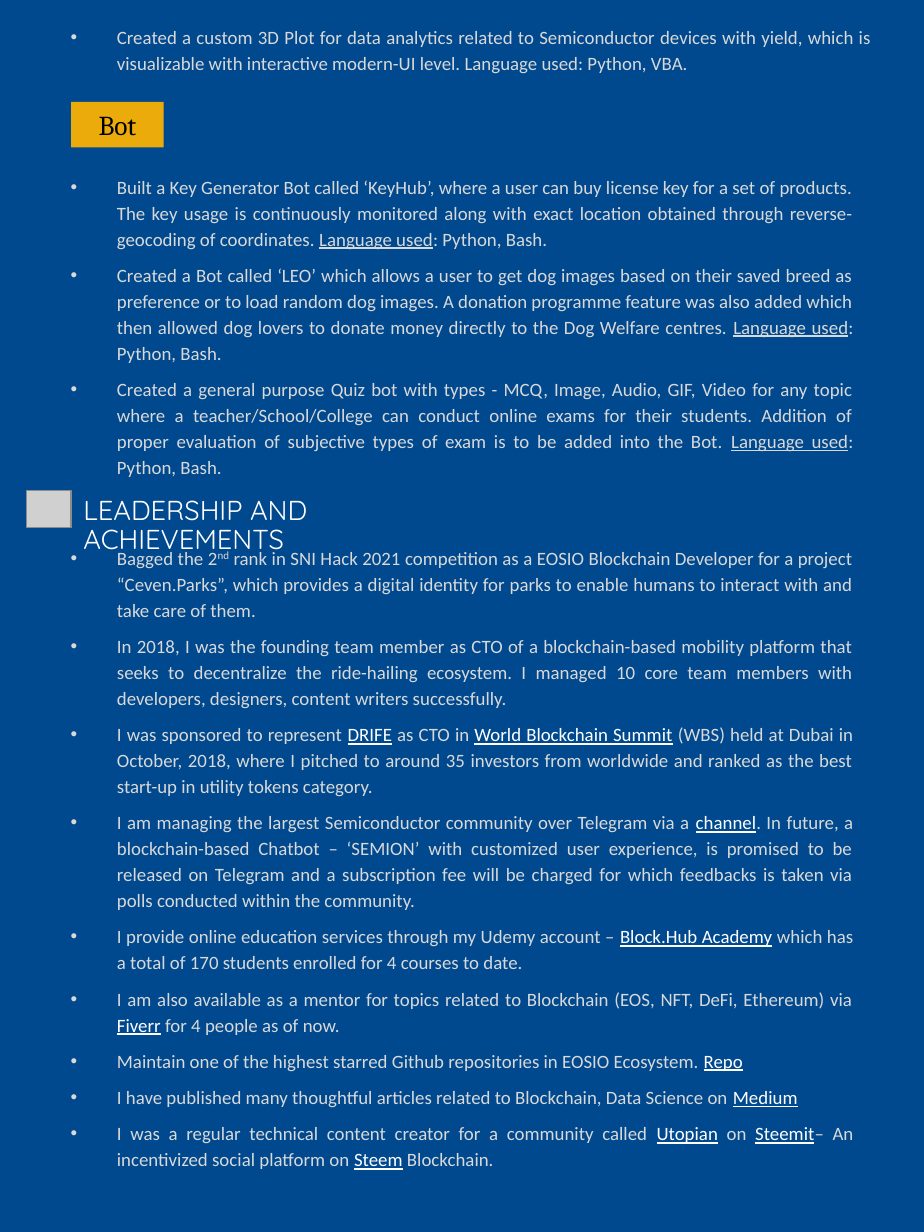
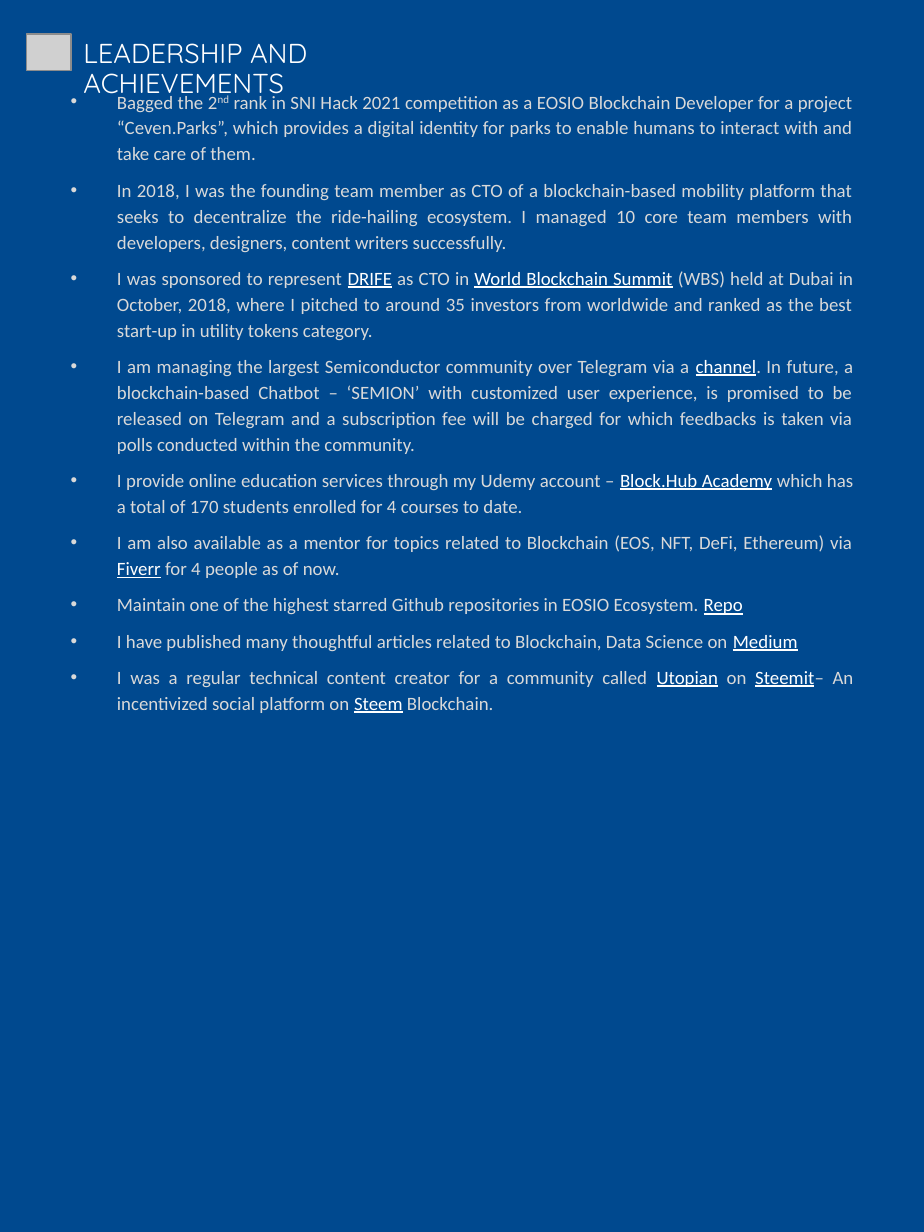
Before and after one commit to abhi3700/my_resume, a slide deck: slide 4 of my_resume.pptx. Drawn at 924x1232 pixels with LibreOffice and Linux fonts; fonts in the diff are those of the drawing; grey boxes stand for pictures. Boxes give left, top, right and bottom in pixels: in the first picture for what was removed or moved away, otherwise in the second. Text is boxed around its words. In the diff, an @@ line names an element or a change of style, - is before the commit and + after.

```diff
--- a/my_resume.pptx
+++ b/my_resume.pptx
@@ 2 texts, 1 picture: place and size @@
-2 texts, 1 picture at (27, 490, 854, 1170)
+2 texts, 1 picture at (27, 34, 854, 713)
@@ text removed at (117, 31, 871, 74) @@
-• Created a custom 3D Plot for data analytics related to Semiconductor devices with yield, which is visualizable with interactive modern-UI level. Language used: Python, VBA.
@@ rectangle removed at (71, 102, 164, 148) @@
-Bot
@@ text removed at (117, 180, 854, 451) @@
-• Built a Key Generator Bot called ‘KeyHub’, where a user can buy license key for a set of products. The key usage is continuously monitored along with exact location obtained through reverse-geocoding of coordinates. Language used: Python, Bash.
-• Created a Bot called ‘LEO’ which allows a user to get dog images based on their saved breed as preference or to load random dog images. A donation programme feature was also added which then allowed dog lovers to donate money directly to the Dog Welfare centres. Language used: Python, Bash.
-• Created a general purpose Quiz bot with types - MCQ, Image, Audio, GIF, Video for any topic where a teacher/School/College can conduct online exams for their students. Addition of proper evaluation of subjective types of exam is to be added into the Bot. Language used: Python, Bash.
```
Also in this commit, not shown: 3 other slides changed, 2 other files.
